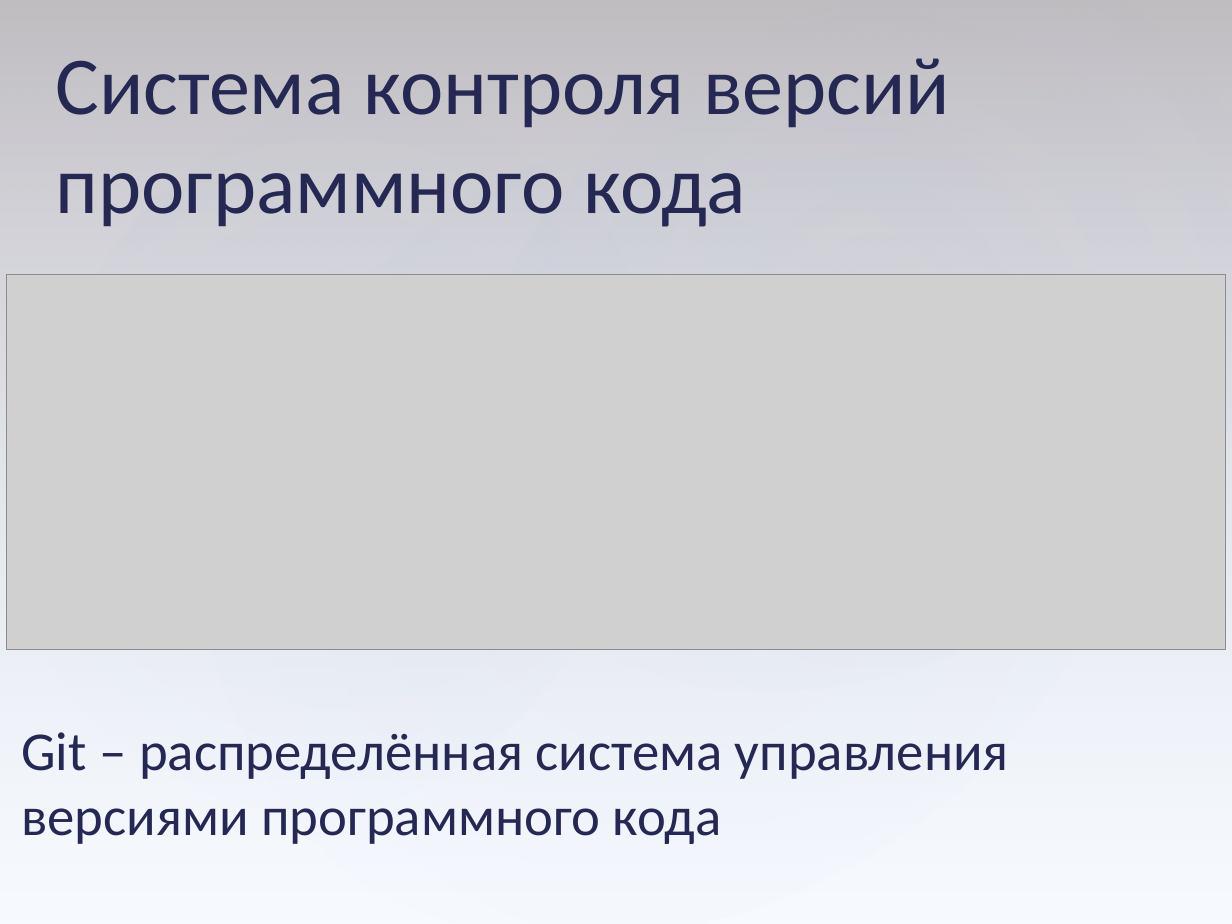
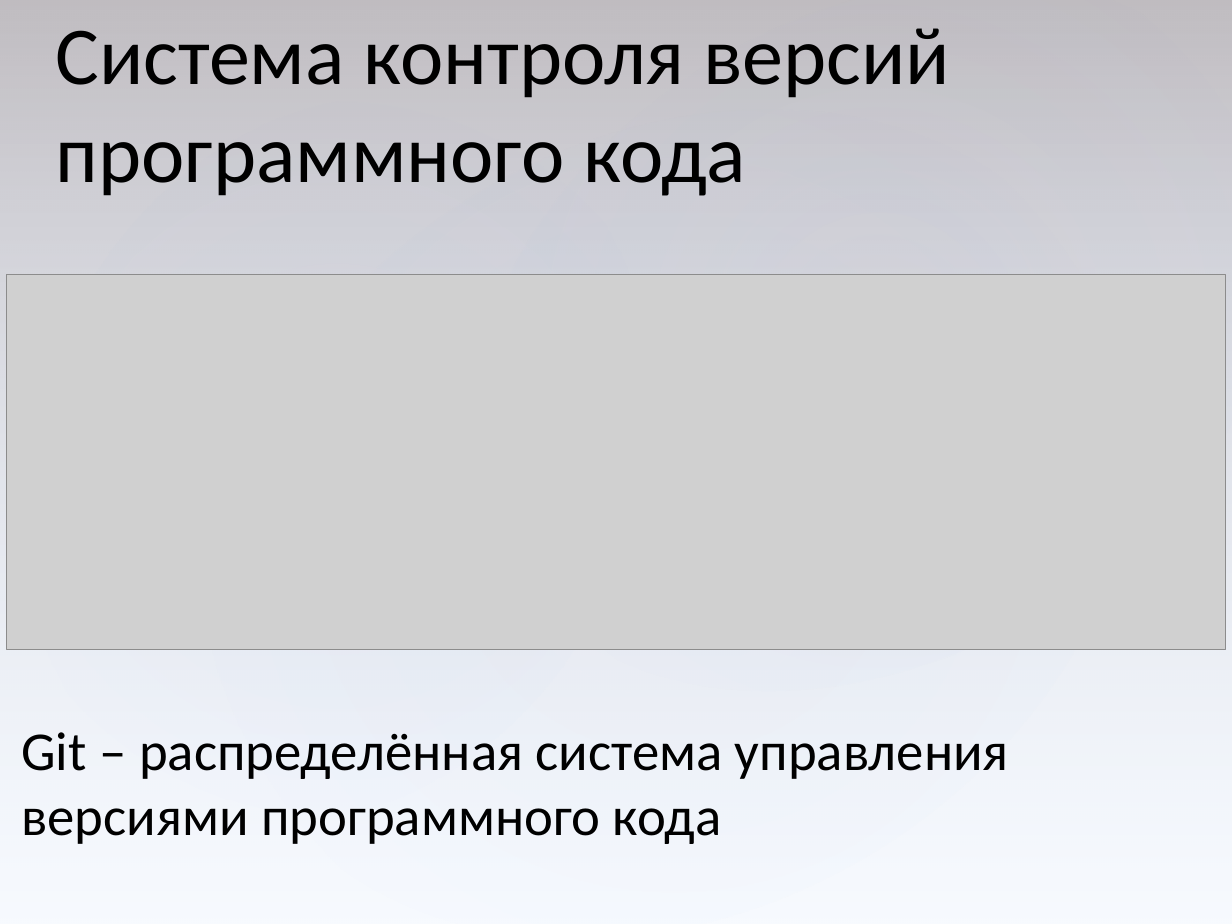
Before and after one commit to serpikovs/in40, a slide deck: slide 13 of !docs/common.pptx (slide 16 before the commit). Drawn at 1232x924 pixels with LibreOffice and Linux fonts; fonts in the diff are those of the drawing; grey boxes stand for pictures. Boxes give left, top, right and bottom in pixels: in the first picture for what was removed or moved away, otherwise in the second. Text is boxed around its words. In the diff, an @@ line names an element or a change of style, - is before the commit and + after.

```diff
--- a/!docs/common.pptx
+++ b/!docs/common.pptx
@@ text "Система контроля версий программного кода" at <box>56,28,950,196</box>: text colour #242852 to #000000 @@
@@ text "Система контроля версий программного кода": place and size @@
-text "Система контроля версий программного кода" at <box>56,58,950,227</box>
+text "Система контроля версий программного кода" at <box>56,28,950,196</box>
@@ text "Git – распределённая система управления ..." at <box>21,732,1009,844</box>: text colour #242852 to #000000 @@
```
Also in this commit, not shown: 27 other slides changed, 7 slides removed.
